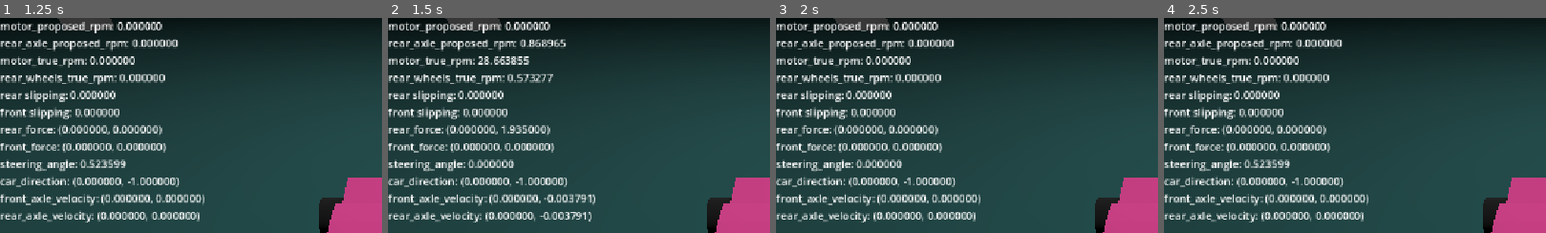
Above: before the commit, frames 1-4 (left to right).
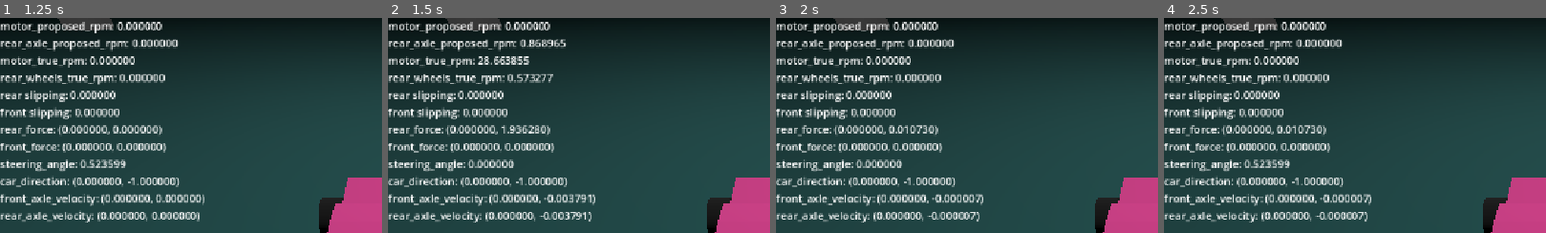
Above: after the commit, the same moments.

Repository: FlameFreezer/170.3
Game: Godot game, scene res://scenes/drive_test_chamber.tscn
Same seed, same stepped clock (60 frames per second), same inputs: the game is played once before the commit and once after it. This scene is started directly instead of the project's main scene.
Inputs:
- Up to frame 1 (1.25 s): tap Enter at 0.5 s; hold D (steer right) from 0.53 s (still down); hold Shift (clutch) from 0.53 s (still down)
- Up to frame 2 (1.5 s): tap Space (handbrake) at 1.25 s; release D (steer right) at 1.28 s; release Shift (clutch) at 1.28 s; hold Q (downshift) from 1.28 s (still down); tap W (throttle) at 1.35 s
- Up to frame 3 (2 s): keep holding Q (downshift)
- Up to frame 4 (2.5 s): release Q (downshift) at 2.03 s; hold D (steer right) from 2.03 s (still down); hold Shift (clutch) from 2.03 s (still down)
The pictures show only the part of the screen within x 0-50%, y 0-50%; the shares and areas given below are measured in that part.

Frame 1 is identical in both runs. In frame 2, less than 0.1% of the frame differs, in the area x 35-40%, y 49-54%; in frame 3, 1.0%, in the area x 33-55%, y 49-95%; in frame 4, 1.0%.

Commit message:
Rear Axle fully validated
Increased the intensity of the combined force testing on the rear axle. Adjusted the usage of the utils.snap() function in the rear axle. Rear axle now passes the full validation suite.

Diff:
--- a/Scripts/Car/rear_axle.gd
+++ b/Scripts/Car/rear_axle.gd
@@ -77,17 +77,17 @@
 	# determine ground speed of wheels from rpm
 	var proposed_wheel_translation: Vector2 = car_direction.normalized() * utils.snap(wheel_diameter * PI * true_rpm / 60 * delta)
 	# use previous car speed to determine acceleration force demand
-	var car_forward_velocity: Vector2 = car_direction.normalized() * utils.snap(car_direction.normalized().dot(axle_movement_vec))
+	var car_forward_velocity: Vector2 = car_direction.normalized() * car_direction.normalized().dot(axle_movement_vec)
 	var acceleration_demand_vec: Vector2 = proposed_wheel_translation - car_forward_velocity
-	var acceleration_demand: float = utils.snap(acceleration_demand_vec.length() * chassis_mass)
+	var acceleration_demand: float = acceleration_demand_vec.length() * chassis_mass
 
 	# find slip angle and use it to determine cornering force demand
 	var car_normal: Vector2 = Vector2(utils.snap(cos(car_direction.angle() + PI / 2)), utils.snap(sin(car_direction.angle() + PI / 2)))
-	var slip_motion: Vector2 = car_normal * utils.snap((axle_movement_vec).dot(car_normal))
-	var slip_distance: float = utils.snap(slip_motion.length())
-	var cornering_demand: float = utils.snap(slip_distance * chassis_mass)
+	var slip_motion: Vector2 = car_normal * (axle_movement_vec).dot(car_normal)
+	var slip_distance: float = slip_motion.length()
+	var cornering_demand: float = slip_distance * chassis_mass
 
-	var delta_squared: float = pow(delta, 2)
+	var delta_squared: float = pow(delta, 2) # conversion factor for friction force caps
 
 	# handle slip state changes
 	if (!slipping && sqrt(pow(acceleration_demand, 2) + pow(cornering_demand, 2)) > max_static_friction_force * delta_squared):
@@ -99,12 +99,13 @@
 	var acceleration_output_vec: Vector2 # acceleration force component
 	var cornering_output_vec: Vector2 # cornering force component
 	if (slipping):
-		cornering_output_vec = slip_motion.normalized() * -1 * min(abs(cornering_demand), utils.snap(max_kinetic_friction_force * delta_squared * (1 - kinetic_friction_accel_factor)))
-		acceleration_output_vec = acceleration_demand_vec.normalized() * min(abs(acceleration_demand), utils.snap(max_kinetic_friction_force * delta_squared - cornering_output_vec.length()))
+		cornering_output_vec = slip_motion.normalized() * -1 * utils.snap(min(abs(cornering_demand), max_kinetic_friction_force * delta_squared * (1 - kinetic_friction_accel_factor)))
+		acceleration_output_vec = acceleration_demand_vec.normalized() * utils.snap(min(abs(acceleration_demand), max_kinetic_friction_force * delta_squared - cornering_output_vec.length()))
 	else:
-		cornering_output_vec = slip_motion.normalized() * -1 * abs(cornering_demand)
-		acceleration_output_vec = acceleration_demand_vec.normalized() * abs(acceleration_demand)
+		cornering_output_vec = slip_motion.normalized() * -1 * utils.snap(abs(cornering_demand))
+		acceleration_output_vec = acceleration_demand_vec.normalized() * utils.snap(abs(acceleration_demand))
 
+	# variables for debugging
 	var _acceleration_output_force: float = acceleration_output_vec.length()
 	var _cornering_output_force: float = cornering_output_vec.length()
 
--- a/Scripts/Debug/rear_axle_tester.gd
+++ b/Scripts/Debug/rear_axle_tester.gd
@@ -407,13 +407,16 @@
 
 	# test simultaneous cornering and acceleration loads
 	var rpm_to_distance_per_frame: float = rear_axle_physics.wheel_diameter * PI / 60 * test_delta
-	var curr_velocity_direction: float = -PI / 3 + PI / 60# angle of car velocity in radians
-	while (curr_velocity_direction <= PI / 3):
+	var curr_velocity_direction: float = -2 * PI / 3 # angle of car velocity in radians
+	while (curr_velocity_direction <= 2 * PI / 3):
 		msg = "rear_axle_tester.test_get_force_output: starting simultaneous cornering and acceleration load test at velocity angle %f\n" % rad_to_deg(curr_velocity_direction)
 		_log_file.store_string(msg)
 		current_vehicle_velocity = Vector2(-utils.snap(rpm_to_distance_per_frame * cos(curr_velocity_direction)), -utils.snap(rpm_to_distance_per_frame * sin(curr_velocity_direction)))
 		rear_axle_physics.true_rpm = 0.0
+		var _count: int = 0
 		while (abs(utils.snap(current_vehicle_velocity.length())) < abs(utils.snap(max_static_friction_speed_change * pow(test_delta, 2)))):
+			msg = "rear_axle_tester.test_get_force_output: running test %d at angle %f\n" % [_count, rad_to_deg(curr_velocity_direction)]
+			_log_file.store_string(msg)
 			output = rear_axle_physics.get_force_output(current_vehicle_velocity, current_vehicle_direction, test_delta)
 			var expected_output: Vector2 = Vector2(utils.snap(current_vehicle_velocity.x * chassis_mass * -1), utils.snap(current_vehicle_velocity.y * chassis_mass * -1))
 			if output != expected_output:
@@ -423,7 +426,8 @@
 				_log_file.store_string(msg)
 				if (!continue_after_failing):
 					return to_ret
-			current_vehicle_velocity -= Vector2(utils.snap(rpm_to_distance_per_frame * cos(curr_velocity_direction)), utils.snap(rpm_to_distance_per_frame * sin(curr_velocity_direction)))
+			current_vehicle_velocity -= Vector2(utils.snap(rpm_to_distance_per_frame / 5 * cos(curr_velocity_direction)), utils.snap(rpm_to_distance_per_frame / 5 * sin(curr_velocity_direction)))
+			_count += 1
 		output = rear_axle_physics.get_force_output(current_vehicle_velocity, current_vehicle_direction, test_delta)
 		if (!rear_axle_physics.slipping):
 			to_ret = false
@@ -433,7 +437,7 @@
 			if (!continue_after_failing):
 				return to_ret
 		rear_axle_physics.slipping = false
-		curr_velocity_direction += PI / 60
+		curr_velocity_direction += PI / 120
 	if (to_ret):
 		msg = "PASSED: simultaneous cornering and acceleration at various angles (tires decelerate car)\n\n"
 		print(msg)
